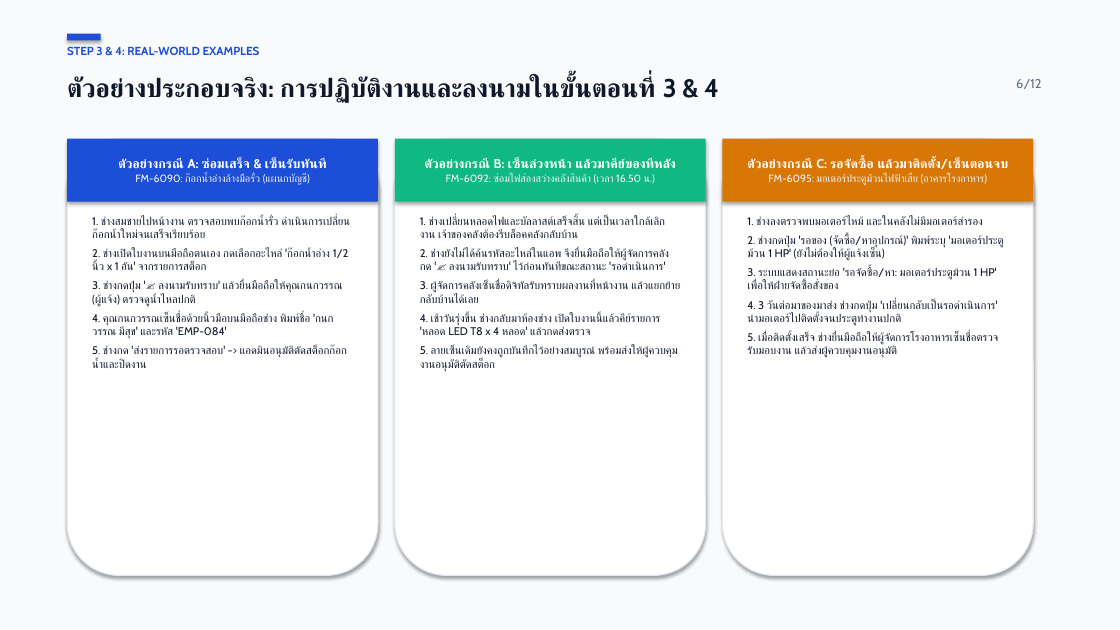
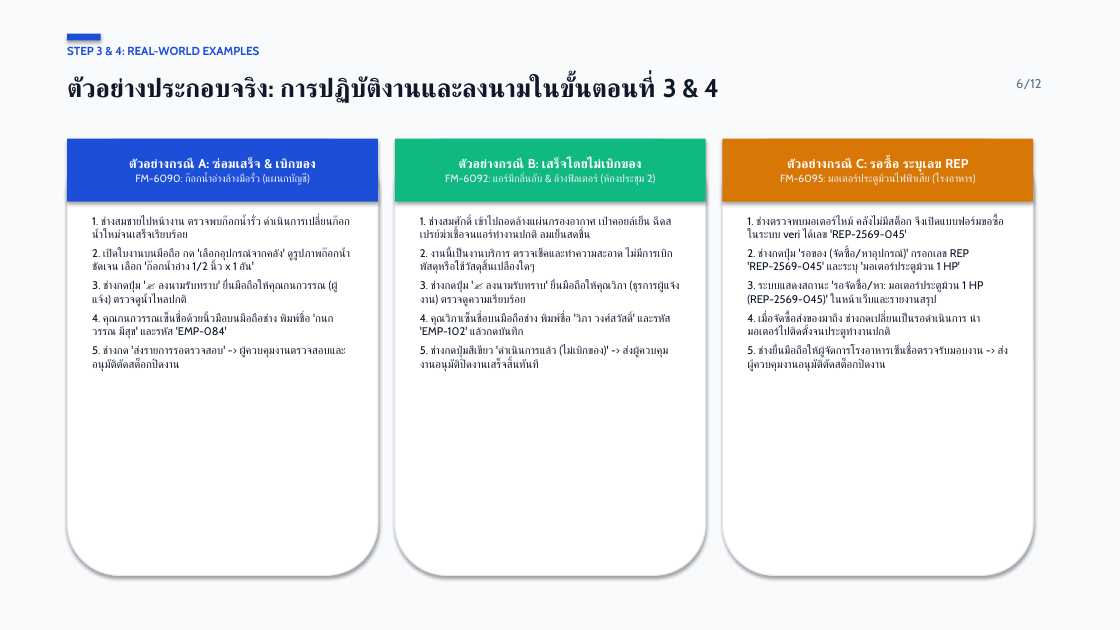
Before and after one commit to maleeart/Stoxy, a slide deck: slide 6 of docs/FM_User_Manual_Presentation.pptx. Drawn at 1120x630 pixels with LibreOffice and Linux fonts; fonts in the diff are those of the drawing. Boxes give left, top, right and bottom in pixels: in the first picture for what was removed or moved away, otherwise in the second. Text is boxed around its words. In the diff, an @@ line names an element or a change of style, - is before the commit and + after.

```diff
--- a/docs/FM_User_Manual_Presentation.pptx
+++ b/docs/FM_User_Manual_Presentation.pptx
@@ text in rectangle at [129, 158, 316, 173]: text changed @@
-ตัวอย่างกรณี A: ซ่อมเสร็จ & เซ็นรับทันที
+ตัวอย่างกรณี A: ซ่อมเสร็จ & เบิกของ
@@ text in rectangle at [445, 158, 655, 185]: text changed @@
-ตัวอย่างกรณี B: เซ็นล่วงหน้า แล้วมาคีย์ของทีหลัง
-FM-6092: ซ่อมไฟส่องสว่างคลังสินค้า (เวลา 16.50 น.)
+ตัวอย่างกรณี B: เสร็จโดยไม่เบิกของ
+FM-6092: แอร์มีกลิ่นอับ & ล้างฟิลเตอร์ (ห้องประชุม 2)
@@ text in rectangle at [780, 158, 975, 185]: text changed @@
-ตัวอย่างกรณี C: รอจัดซื้อ แล้วมาติดตั้ง/เซ็นตอนจบ
-FM-6095: มอเตอร์ประตูม้วนไฟฟ้าเสีย (อาคารโรงอาหาร)
+ตัวอย่างกรณี C: รอซื้อ ระบุเลข REP
+FM-6095: มอเตอร์ประตูม้วนไฟฟ้าเสีย (โรงอาหาร)
@@ text at [92, 216, 350, 306]: text changed @@
-1. ช่างสมชายไปหน้างาน ตรวจสอบพบก๊อกน้ำรั่ว ดำเนินการเปลี่ยนก๊อกน้ำใหม่จนเสร็จเรียบร้อย
-2. ช่างเปิดใบงานบนมือถือตนเอง กดเลือกอะไหล่ 'ก๊อกน้ำอ่าง 1/2 นิ้ว x 1 อัน' จากรายการสต็อก
-3. ช่างกดปุ่ม '✍️ ลงนามรับทราบ' แล้วยื่นมือถือให้คุณกนกวรรณ (ผู้แจ้ง) ตรวจดูน้ำไหลปกติ
+1. ช่างสมชายไปหน้างาน ตรวจพบก๊อกน้ำรั่ว ดำเนินการเปลี่ยนก๊อกน้ำใหม่จนเสร็จเรียบร้อย
+2. เปิดใบงานบนมือถือ กด 'เลือกอุปกรณ์จากคลัง' ดูรูปภาพก๊อกน้ำชัดเจน เลือก 'ก๊อกน้ำอ่าง 1/2 นิ้ว x 1 อัน'
+3. ช่างกดปุ่ม '✍️ ลงนามรับทราบ' ยื่นมือถือให้คุณกนกวรรณ (ผู้แจ้ง) ตรวจดูน้ำไหลปกติ
@@ text at [420, 216, 680, 368]: text changed @@
-1. ช่างเปลี่ยนหลอดไฟและบัลลาสต์เสร็จสิ้น แต่เป็นเวลาใกล้เลิกงาน เจ้าของคลังต้องรีบล็อคคลังกลับบ้าน
-2. ช่างยังไม่ได้ค้นรหัสอะไหล่ในแอพ จึงยื่นมือถือให้ผู้จัดการคลังกด '✍️ ลงนามรับทราบ' ไว้ก่อนทันทีขณะสถานะ 'รอดำเนินการ'
-3. ผู้จัดการคลังเซ็นชื่อดิจิทัลรับทราบผลงานที่หน้างาน แล้วแยกย้ายกลับบ้านได้เลย
-4. เช้าวันรุ่งขึ้น ช่างกลับมาห้องช่าง เปิดใบงานนี้แล้วคีย์รายการ 'หลอด LED T8 x 4 หลอด' แล้วกดส่งตรวจ
-5. ลายเซ็นเดิมยังคงถูกบันทึกไว้อย่างสมบูรณ์ พร้อมส่งให้ผู้ควบคุมงานอนุมัติตัดสต็อก
+1. ช่างสมศักดิ์ เข้าไปถอดล้างแผ่นกรองอากาศ เป่าคอยล์เย็น ฉีดสเปรย์ฆ่าเชื้อจนแอร์ทำงานปกติ ลมเย็นสดชื่น
+2. งานนี้เป็นงานบริการ ตรวจเช็คและทำความสะอาด ไม่มีการเบิกพัสดุหรือใช้วัสดุสิ้นเปลืองใดๆ
+3. ช่างกดปุ่ม '✍️ ลงนามรับทราบ' ยื่นมือถือให้คุณวิภา (ธุรการผู้แจ้งงาน) ตรวจดูความเรียบร้อย
+4. คุณวิภาเซ็นชื่อบนมือถือช่าง พิมพ์ชื่อ 'วิภา วงศ์สวัสดิ์' และรหัส 'EMP-102' แล้วกดบันทึก
+5. ช่างกดปุ่มสีเขียว 'ดำเนินการแล้ว (ไม่เบิกของ)' -> ส่งผู้ควบคุมงานอนุมัติปิดงานเสร็จสิ้นทันที
@@ text at [747, 216, 1008, 371]: text changed @@
-1. ช่างลงตรวจพบมอเตอร์ไหม้ และในคลังไม่มีมอเตอร์สำรอง
-2. ช่างกดปุ่ม 'รอของ (จัดซื้อ/หาอุปกรณ์)' พิมพ์ระบุ 'มอเตอร์ประตูม้วน 1 HP' (ยังไม่ต้องให้ผู้แจ้งเซ็น)
-3. ระบบแสดงสถานะย่อ 'รอจัดซื้อ/หา: มอเตอร์ประตูม้วน 1 HP' เพื่อให้ฝ่ายจัดซื้อสั่งของ
-4. 3 วันต่อมาของมาส่ง ช่างกดปุ่ม 'เปลี่ยนกลับเป็นรอดำเนินการ' นำมอเตอร์ไปติดตั้งจนประตูทำงานปกติ
-5. เมื่อติดตั้งเสร็จ ช่างยื่นมือถือให้ผู้จัดการโรงอาหารเซ็นชื่อตรวจรับมอบงาน แล้วส่งผู้ควบคุมงานอนุมัติ
+1. ช่างตรวจพบมอเตอร์ไหม้ คลังไม่มีสต็อก จึงเปิดแบบฟอร์มขอซื้อในระบบ veri ได้เลข 'REP-2569-045'
+2. ช่างกดปุ่ม 'รอของ (จัดซื้อ/หาอุปกรณ์)' กรอกเลข REP 'REP-2569-045' และระบุ 'มอเตอร์ประตูม้วน 1 HP'
+3. ระบบแสดงสถานะ 'รอจัดซื้อ/หา: มอเตอร์ประตูม้วน 1 HP (REP-2569-045)' ในหน้าเว็บและรายงานสรุป
+4. เมื่อจัดซื้อส่งของมาถึง ช่างกดเปลี่ยนเป็นรอดำเนินการ นำมอเตอร์ไปติดตั้งจนประตูทำงานปกติ
+5. ช่างยื่นมือถือให้ผู้จัดการโรงอาหารเซ็นชื่อตรวจรับมอบงาน -> ส่งผู้ควบคุมงานอนุมัติตัดสต็อกปิดงาน
@@ text at [92, 345, 346, 368]: text changed @@
-5. ช่างกด 'ส่งรายการรอตรวจสอบ' -> แอดมินอนุมัติตัดสต็อกก๊อกน้ำและปิดงาน
+5. ช่างกด 'ส่งรายการรอตรวจสอบ' -> ผู้ควบคุมงานตรวจสอบและอนุมัติตัดสต็อกปิดงาน
```
Also in this commit, not shown: 8 other slides changed, 11 other files.
